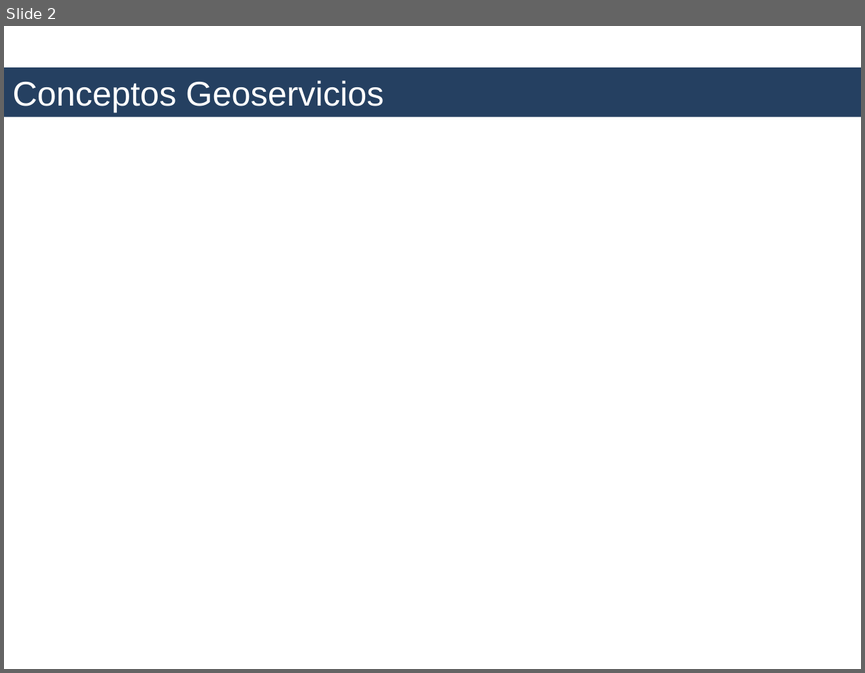
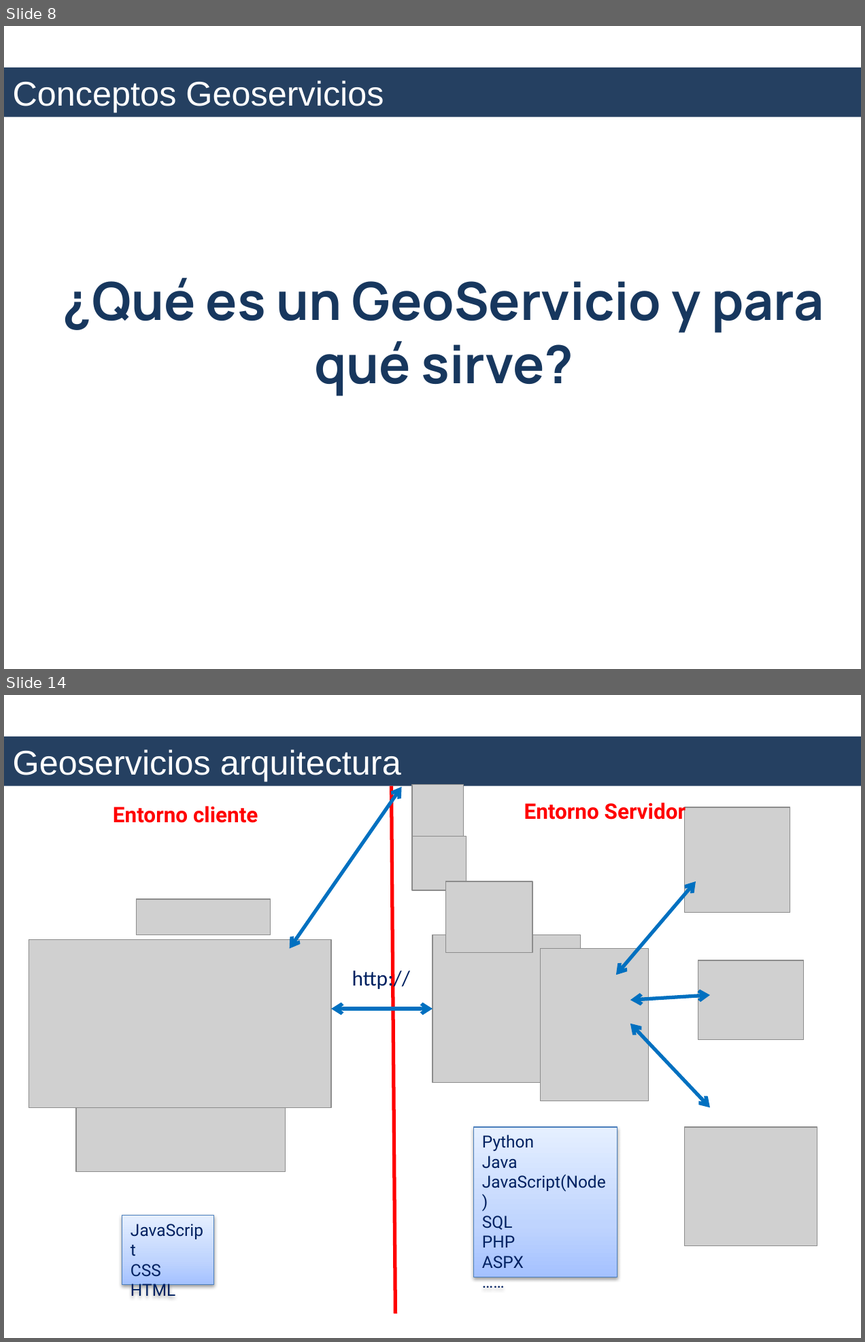
Before and after one commit to bolollo/GSS-mtig-17-18, a slide deck: introduccion-smart-cities/introduccion_smart-cities.pptx. Shown one above the other, each under a label of ours: slide 2 before the commit, slides 8 and 14 after it; the slides between them are not shown. The pictures are 865x673 and 865x1342 pixels, drawn with LibreOffice and Linux fonts; fonts in the diff are those of the drawing; grey boxes stand for pictures; background and template pictures are left out. Boxes give left, top, right and bottom in pixels: in the first picture for what was removed or moved away, otherwise in the second. Text is boxed around its words. In the diff, an @@ line names an element or a change of style, - is before the commit and + after.

```diff
--- a/introduccion-smart-cities/introduccion_smart-cities.pptx
+++ b/introduccion-smart-cities/introduccion_smart-cities.pptx
@@ slide 14 added at (4, 695, 861, 1338), background #FFFFFF @@
@@ title added at (4, 736, 861, 786), fill #254061, 28.8 pt, text #FFFFFF @@
+Geoservicios arquitectura
@@ double arrow added from (290, 949) to (402, 787), #0070C0 3 pt @@
@@ line added from (392, 786) to (396, 1312), #FF0000 3 pt @@
@@ picture added at (412, 785, 463, 836) @@
@@ text added at (113, 806, 258, 823), 18 pt, text #FF0000, bold @@
+Entorno cliente
@@ text added at (524, 802, 685, 824), 18 pt, text #FF0000, bold @@
+Entorno Servidor
@@ picture added at (684, 807, 789, 913) @@
@@ picture added at (412, 836, 466, 890) @@
@@ picture added at (445, 882, 532, 953) @@
@@ double arrow added from (616, 974) to (696, 882), #0070C0 3 pt @@
@@ picture added at (136, 899, 271, 935) @@
@@ picture added at (29, 939, 331, 1107) @@
@@ picture added at (432, 935, 581, 1083) @@
@@ picture added at (541, 949, 649, 1101) @@
@@ text added at (352, 968, 410, 991), 18 pt, text #002060 @@
+http://
@@ picture added at (698, 961, 804, 1040) @@
@@ double arrow added from (630, 1000) to (710, 995), #0070C0 3 pt @@
@@ double arrow added from (331, 1008) to (432, 1008), #0070C0 3 pt @@
@@ double arrow added from (630, 1023) to (710, 1107), #0070C0 3 pt @@
@@ picture added at (76, 1107, 285, 1172) @@
@@ rectangle added at (473, 1127, 617, 1277), fill gradient #A4C4FF to #BFD4FF to #E6EEFF, outline #4B7EBC 0.75 pt, 14 pt, text #002060 @@
+Python
+Java
+JavaScript(Node)
+SQL
+PHP
+ASPX
+……
@@ picture added at (684, 1127, 817, 1246) @@
@@ rectangle added at (122, 1215, 214, 1285), fill gradient #A4C4FF to #BFD4FF to #E6EEFF, outline #4B7EBC 0.75 pt, 14 pt, text #002060 @@
+JavaScript
+CSS
+HTML
@@ what was slide 2 is now slide 8 @@
@@ slide 8 changed as well @@
@@ text added at (63, 278, 824, 396), 44 pt, text #17375E, bold @@
+¿Qué es un GeoServicio y para qué sirve?
```
Also in this commit, not shown: 1 other slide changed, 10 other slides added, 1 slide removed.
